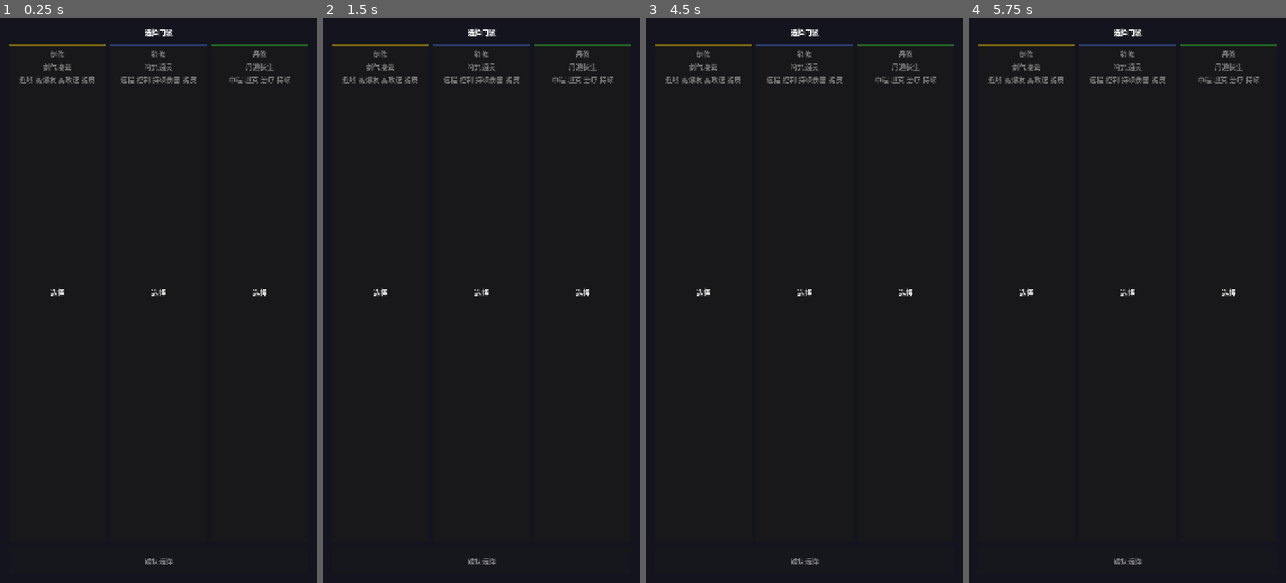
Above: before the commit, frames 1-4 (left to right).
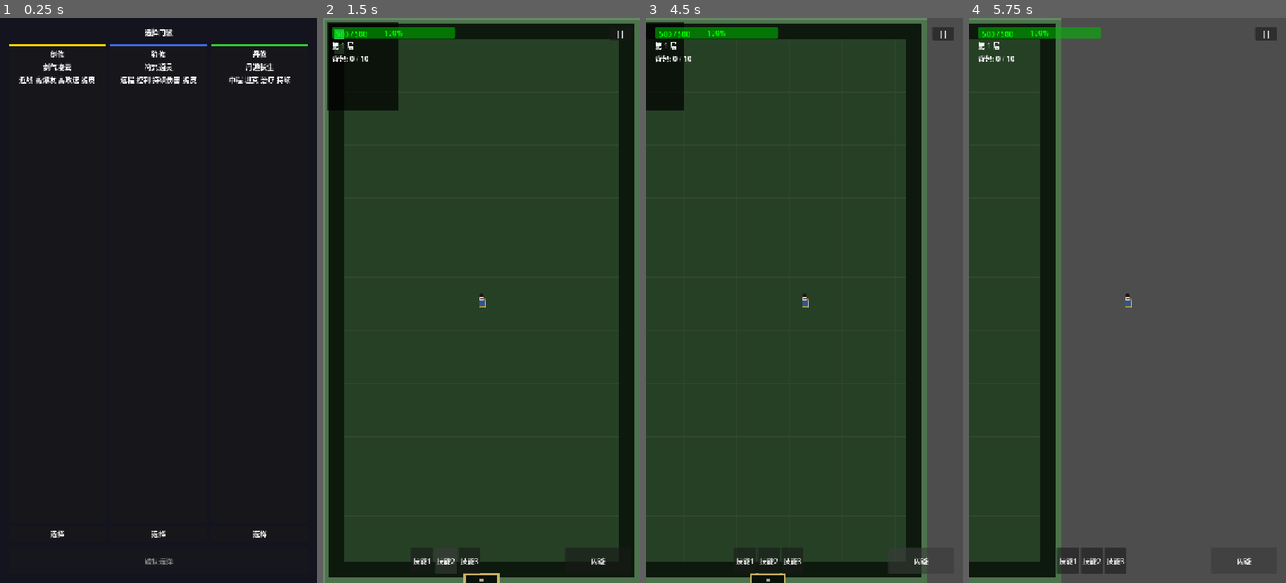
Above: after the commit, the same moments.

Repository: CasbaL/soudache
Game: Godot game, scene res://scenes/ui/faction_select.tscn
The game is run twice, just before and just after one commit, with the same random seed, the same clock (stepped at 60 frames per second) and the same inputs.
Inputs (mouse positions are in pixels of both pictures, inside the frame that each line leads up to):
- Up to frame 1 (0.25 s): no input
- Up to frame 2 (1.5 s): click "选择" at 0.5 s; click "确认选择" at 1.25 s
- Up to frame 3 (4.5 s): click (744, 560) at 2 s, where only the run after the commit has a clickable "技能1"; click (769, 560) at 2.75 s, where only the run after the commit has a clickable "技能2"; click (791, 560) at 3.5 s, where only the run after the commit has a clickable "技能3"; click (921, 560) at 4.25 s, where only the run after the commit has a clickable "闪避"
- Up to frame 4 (5.75 s): tap Enter (ui_accept) at 5, 5.27 s; hold D (move_right) from 5.03 s (still down); hold Space (dodge) from 5.03 s (still down)

The runs differ from the first frame. In frame 1, 1.4% of the frame differs, in the area x 2-98%, y 4-92%; in frame 2, 84%; in frame 3, 90%; in frame 4, 93%, in the area x 0-100%, y 0-100%.

Commit message:
fix: 修复场景切换死循环
- game_manager.gd: 移除 start_new_game() 中的 change_scene_to_file 调用
- faction_select.tscn: 修复按钮布局，使用 VBoxContainer 替代 PanelContainer
- faction_select_screen.gd: 更新节点路径适配新布局
- 解决选择门派后卡在门派选择界面的问题
- 添加调试输出便于追踪场景切换流程

Diff:
--- a/scenes/ui/faction_select.tscn
+++ b/scenes/ui/faction_select.tscn
@@ -44,30 +44,35 @@
 size_flags_vertical = 3
 theme_override_constants/separation = 10
 
-[node name="CardSword" type="PanelContainer" parent="VBox/Cards"]
+[node name="CardSword" type="VBoxContainer" parent="VBox/Cards"]
 layout_mode = 2
 size_flags_horizontal = 3
-
-[node name="VBox" type="VBoxContainer" parent="VBox/Cards/CardSword"]
+theme_override_constants/separation = 8
+
+[node name="Panel" type="PanelContainer" parent="VBox/Cards/CardSword"]
+layout_mode = 2
+size_flags_vertical = 3
+
+[node name="VBox" type="VBoxContainer" parent="VBox/Cards/CardSword/Panel"]
 layout_mode = 2
 theme_override_constants/separation = 5
 
-[node name="ColorBar" type="ColorRect" parent="VBox/Cards/CardSword/VBox"]
+[node name="ColorBar" type="ColorRect" parent="VBox/Cards/CardSword/Panel/VBox"]
 custom_minimum_size = Vector2(0, 6)
 layout_mode = 2
 color = Color(1, 0.84, 0, 1)
 
-[node name="Name" type="Label" parent="VBox/Cards/CardSword/VBox"]
+[node name="Name" type="Label" parent="VBox/Cards/CardSword/Panel/VBox"]
 layout_mode = 2
 text = "剑修"
 horizontal_alignment = 1
 
-[node name="Title" type="Label" parent="VBox/Cards/CardSword/VBox"]
+[node name="Title" type="Label" parent="VBox/Cards/CardSword/Panel/VBox"]
 layout_mode = 2
 text = "剑气凌云"
 horizontal_alignment = 1
 
-[node name="Tags" type="Label" parent="VBox/Cards/CardSword/VBox"]
+[node name="Tags" type="Label" parent="VBox/Cards/CardSword/Panel/VBox"]
 layout_mode = 2
 text = "近战 高爆发"
 horizontal_alignment = 1
@@ -76,30 +81,35 @@
 layout_mode = 2
 text = "选择"
 
-[node name="CardTalisman" type="PanelContainer" parent="VBox/Cards"]
+[node name="CardTalisman" type="VBoxContainer" parent="VBox/Cards"]
 layout_mode = 2
 size_flags_horizontal = 3
-
-[node name="VBox" type="VBoxContainer" parent="VBox/Cards/CardTalisman"]
+theme_override_constants/separation = 8
+
+[node name="Panel" type="PanelContainer" parent="VBox/Cards/CardTalisman"]
+layout_mode = 2
+size_flags_vertical = 3
+
+[node name="VBox" type="VBoxContainer" parent="VBox/Cards/CardTalisman/Panel"]
 layout_mode = 2
 theme_override_constants/separation = 5
 
-[node name="ColorBar" type="ColorRect" parent="VBox/Cards/CardTalisman/VBox"]
+[node name="ColorBar" type="ColorRect" parent="VBox/Cards/CardTalisman/Panel/VBox"]
 custom_minimum_size = Vector2(0, 6)
 layout_mode = 2
 color = Color(0.25, 0.41, 0.88, 1)
 
-[node name="Name" type="Label" parent="VBox/Cards/CardTalisman/VBox"]
+[node name="Name" type="Label" parent="VBox/Cards/CardTalisman/Panel/VBox"]
 layout_mode = 2
 text = "符修"
 horizontal_alignment = 1
 
-[node name="Title" type="Label" parent="VBox/Cards/CardTalisman/VBox"]
+[node name="Title" type="Label" parent="VBox/Cards/CardTalisman/Panel/VBox"]
 layout_mode = 2
 text = "符咒通灵"
 horizontal_alignment = 1
 
-[node name="Tags" type="Label" parent="VBox/Cards/CardTalisman/VBox"]
+[node name="Tags" type="Label" parent="VBox/Cards/CardTalisman/Panel/VBox"]
 layout_mode = 2
 text = "远程 控制"
 horizontal_alignment = 1
@@ -108,30 +118,35 @@
 layout_mode = 2
 text = "选择"
 
-[node name="CardPill" type="PanelContainer" parent="VBox/Cards"]
+[node name="CardPill" type="VBoxContainer" parent="VBox/Cards"]
 layout_mode = 2
 size_flags_horizontal = 3
-
-[node name="VBox" type="VBoxContainer" parent="VBox/Cards/CardPill"]
+theme_override_constants/separation = 8
+
+[node name="Panel" type="PanelContainer" parent="VBox/Cards/CardPill"]
+layout_mode = 2
+size_flags_vertical = 3
+
+[node name="VBox" type="VBoxContainer" parent="VBox/Cards/CardPill/Panel"]
 layout_mode = 2
 theme_override_constants/separation = 5
 
-[node name="ColorBar" type="ColorRect" parent="VBox/Cards/CardPill/VBox"]
+[node name="ColorBar" type="ColorRect" parent="VBox/Cards/CardPill/Panel/VBox"]
 custom_minimum_size = Vector2(0, 6)
 layout_mode = 2
 color = Color(0.2, 0.8, 0.2, 1)
 
-[node name="Name" type="Label" parent="VBox/Cards/CardPill/VBox"]
+[node name="Name" type="Label" parent="VBox/Cards/CardPill/Panel/VBox"]
 layout_mode = 2
 text = "丹修"
 horizontal_alignment = 1
 
-[node name="Title" type="Label" parent="VBox/Cards/CardPill/VBox"]
+[node name="Title" type="Label" parent="VBox/Cards/CardPill/Panel/VBox"]
 layout_mode = 2
 text = "丹道长生"
 horizontal_alignment = 1
 
-[node name="Tags" type="Label" parent="VBox/Cards/CardPill/VBox"]
+[node name="Tags" type="Label" parent="VBox/Cards/CardPill/Panel/VBox"]
 layout_mode = 2
 text = "坦克 治疗"
 horizontal_alignment = 1
--- a/scripts/autoload/game_manager.gd
+++ b/scripts/autoload/game_manager.gd
@@ -99,9 +99,6 @@
 	inventory.clear()
 
 	game_state_changed.emit(current_state)
-
-	# 进入门派选择界面
-	get_tree().change_scene_to_file("res://scenes/ui/faction_select.tscn")
 
 ## 暂停游戏
 func pause_game() -> void:
--- a/scripts/ui/faction_select_screen.gd
+++ b/scripts/ui/faction_select_screen.gd
@@ -3,9 +3,9 @@
 extends Control
 
 # 门派卡片引用
-@onready var card_sword: PanelContainer = $VBox/Cards/CardSword
-@onready var card_talisman: PanelContainer = $VBox/Cards/CardTalisman
-@onready var card_pill: PanelContainer = $VBox/Cards/CardPill
+@onready var card_sword: VBoxContainer = $VBox/Cards/CardSword
+@onready var card_talisman: VBoxContainer = $VBox/Cards/CardTalisman
+@onready var card_pill: VBoxContainer = $VBox/Cards/CardPill
 
 # 信息面板
 @onready var info_panel: VBoxContainer = $VBox/InfoPanel
@@ -28,6 +28,8 @@
 var faction_cards: Dictionary = {}
 
 func _ready() -> void:
+	print("[FactionSelect] _ready 开始")
+
 	# 绑定卡片点击
 	faction_cards = {
 		FactionSystem.SWORD: card_sword,
@@ -45,39 +47,45 @@
 	# 默认隐藏信息面板
 	info_panel.visible = false
 
+	print("[FactionSelect] _ready 完成")
+
 ## 初始化单个卡片
-func _setup_card(card: PanelContainer, faction_id: String) -> void:
+func _setup_card(card: VBoxContainer, faction_id: String) -> void:
 	var data = FactionSystem._faction_data_instance.get_faction(faction_id)
 	if data.is_empty():
+		print("[FactionSelect] 门派数据为空: %s" % faction_id)
 		return
 
 	# 设置名称
-	var name_label = card.get_node("VBox/Name") as Label
+	var name_label = card.get_node("Panel/VBox/Name") as Label
 	name_label.text = data.get("name", "")
 
 	# 设置标题
-	var title_label = card.get_node("VBox/Title") as Label
+	var title_label = card.get_node("Panel/VBox/Title") as Label
 	title_label.text = data.get("title", "")
 
 	# 设置颜色标识
-	var color_rect = card.get_node("VBox/ColorBar") as ColorRect
+	var color_rect = card.get_node("Panel/VBox/ColorBar") as ColorRect
 	color_rect.color = FactionSystem._faction_data_instance.get_color(faction_id)
 
 	# 设置标签
-	var tags_label = card.get_node("VBox/Tags") as Label
+	var tags_label = card.get_node("Panel/VBox/Tags") as Label
 	var tags: Array = data.get("tags", [])
 	tags_label.text = " ".join(tags)
 
 	# 连接点击事件
 	var button = card.get_node("Button") as Button
 	button.pressed.connect(_on_card_selected.bind(faction_id))
+	print("[FactionSelect] 卡片 %s 设置完成，按钮已连接" % faction_id)
 
 ## 卡片被选中
 func _on_card_selected(faction_id: String) -> void:
+	print("[FactionSelect] 卡片被选中: %s" % faction_id)
 	selected_faction = faction_id
 	_update_info_panel(faction_id)
 	_highlight_card(faction_id)
 	select_button.disabled = false
+	print("[FactionSelect] 确认按钮已启用")
 
 ## 高亮选中的卡片
 func _highlight_card(faction_id: String) -> void:
@@ -118,10 +126,14 @@
 
 ## 确认选择
 func _on_select_pressed() -> void:
+	print("[FactionSelect] 确认选择按钮被点击")
 	if selected_faction == "":
+		print("[FactionSelect] 没有选择门派，返回")
 		return
 
+	print("[FactionSelect] 选择门派: %s" % selected_faction)
 	FactionSystem.select_faction(selected_faction)
 
 	# 跳转到游戏场景
+	print("[FactionSelect] 跳转到 test_level.tscn")
 	get_tree().change_scene_to_file("res://scenes/levels/test_level.tscn")
